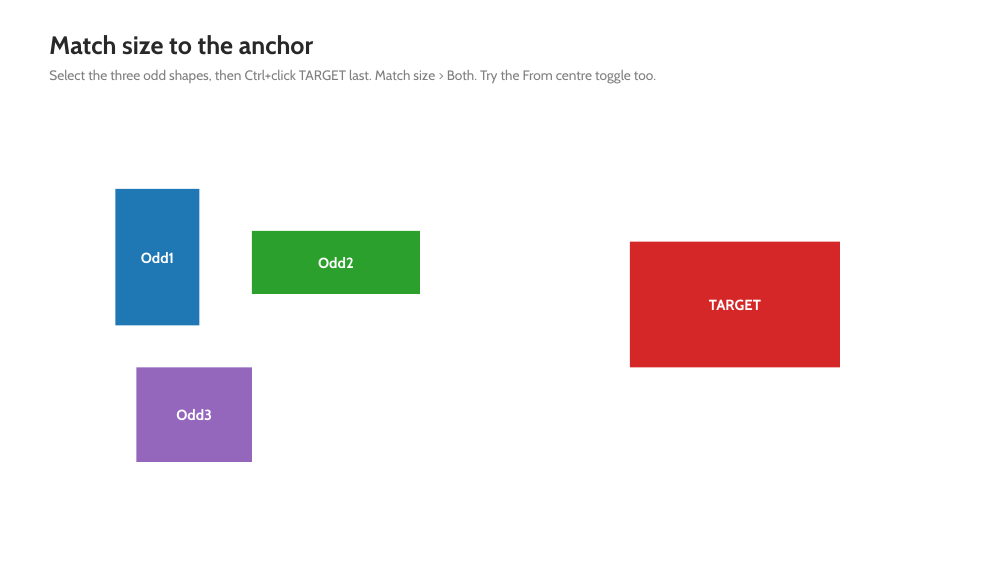
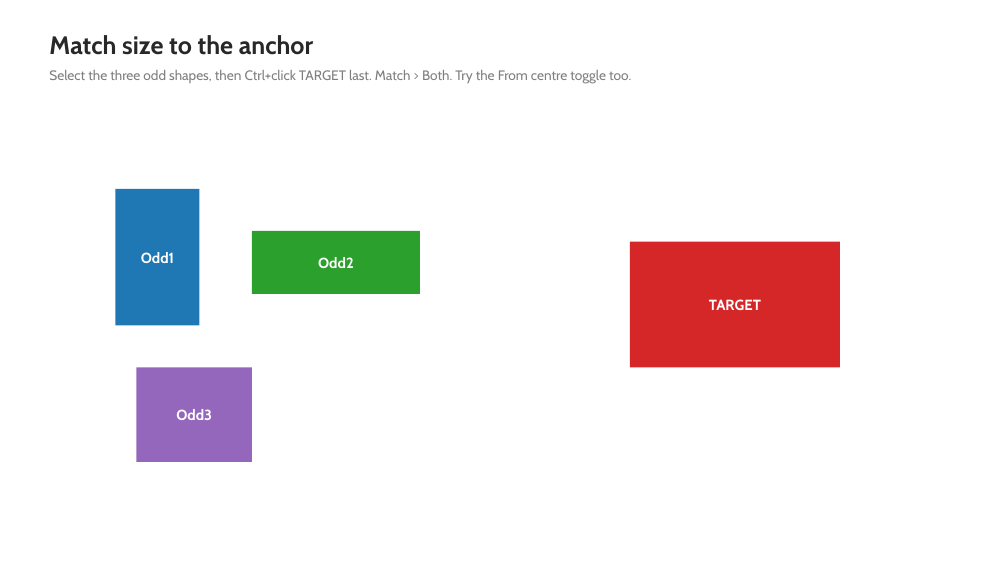
Before and after one commit to MrR1974/AlignPro, a slide deck: slide 6 of sample/AlignPro-Sample.pptx. Drawn at 1008x567 pixels with LibreOffice and Linux fonts; fonts in the diff are those of the drawing. Boxes give left, top, right and bottom in pixels: in the first picture for what was removed or moved away, otherwise in the second. Text is boxed around its words. In the diff, an @@ line names an element or a change of style, - is before the commit and + after.

```diff
--- a/sample/AlignPro-Sample.pptx
+++ b/sample/AlignPro-Sample.pptx
@@ text at (49, 70, 631, 84): text changed @@
-Select the three odd shapes, then Ctrl+click TARGET last. Match size > Both. Try the From centre toggle too.
+Select the three odd shapes, then Ctrl+click TARGET last. Match > Both. Try the From centre toggle too.
```
Also in this commit, not shown: 3 other slides changed, 4 slides added, 26 other files.
